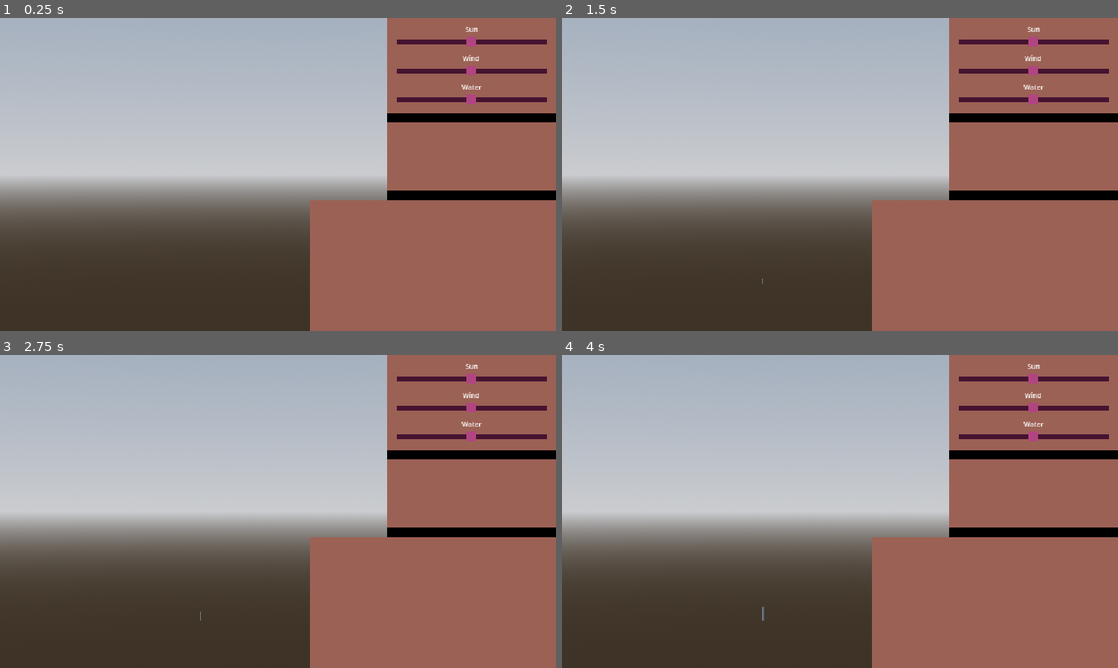
Above: before the commit, frames 1-4 (two rows, left to right).
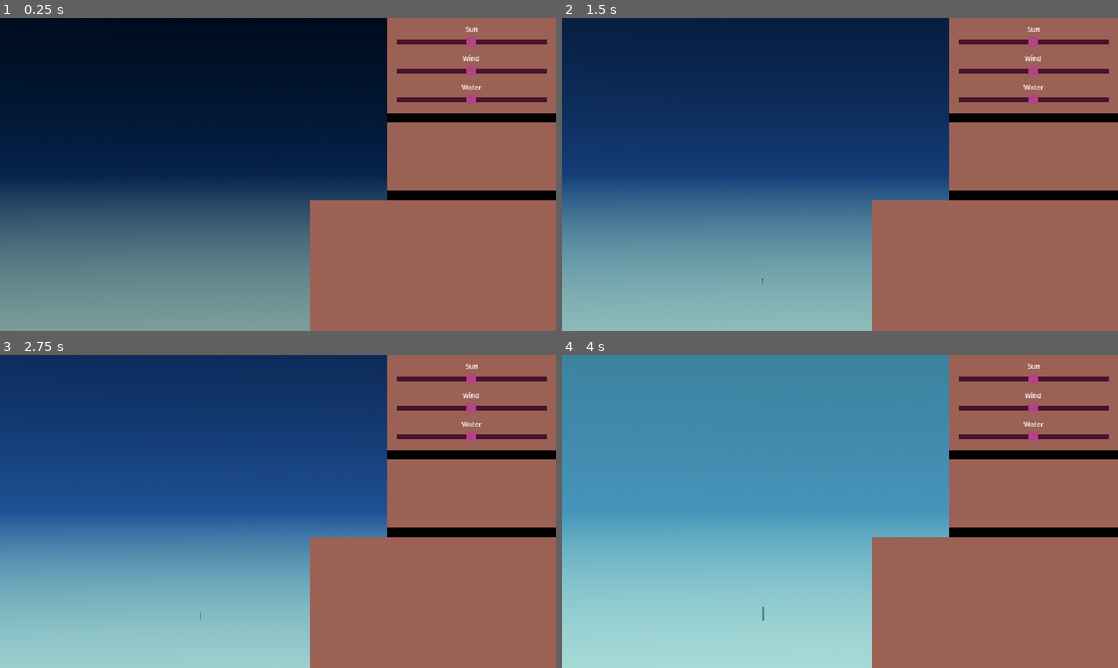
Above: after the commit, the same moments.

Repository: JeppeLindberg/comfy-jam-autumn-2025
Game: Godot game, scene res://scenes/main.tscn
The game is run twice, just before and just after one commit, with the same random seed, the same clock (stepped at 60 frames per second) and the same inputs.
Inputs (mouse positions are in pixels of both pictures, inside the frame that each line leads up to):
- Up to frame 1 (0.25 s): no input
- Up to frame 2 (1.5 s): tap Enter at 0.5 s; move the mouse to (1034, 155) at 0.52 s; tap Space at 1.25 s; move the mouse to (728, 190) at 1.27 s
- Up to frame 3 (2.75 s): tap Enter at 2 s; move the mouse to (333, 442) at 2.02 s
- Up to frame 4 (4 s): tap Space at 2.75 s; move the mouse to (812, 574) at 2.77 s; move the mouse to (1006, 558) at 3.52 s

The runs differ from the first frame. In frame 1, 64% of the frame differs, in the area x 0-70%, y 0-100%; in frame 2, 64%; in frame 3, 64%; in frame 4, 64%.

Commit message:
progress

Diff:
--- a/scenes/main.tscn
+++ b/scenes/main.tscn
@@ -27,8 +27,11 @@
 [ext_resource type="Script" uid="uid://dw6h3p0rj8iau" path="res://scripts/ui_stats_text.gd" id="23_pm3ni"]
 
 [sub_resource type="ProceduralSkyMaterial" id="ProceduralSkyMaterial_jbj1t"]
-sky_horizon_color = Color(0.662243, 0.671743, 0.686743, 1)
-ground_horizon_color = Color(0.662243, 0.671743, 0.686743, 1)
+sky_top_color = Color(0.581293, 0.913401, 0.941485, 1)
+sky_horizon_color = Color(0.738593, 0.891657, 0.892836, 1)
+ground_bottom_color = Color(0.951609, 0.932474, 0.895961, 1)
+ground_horizon_color = Color(0.737255, 0.890196, 0.894118, 1)
+ground_curve = 0.0887659
 
 [sub_resource type="Sky" id="Sky_muem4"]
 sky_material = SubResource("ProceduralSkyMaterial_jbj1t")
@@ -37,6 +40,116 @@
 background_mode = 2
 sky = SubResource("Sky_muem4")
 tonemap_mode = 2
+
+[sub_resource type="Animation" id="Animation_2f3dj"]
+resource_name = "normal"
+length = 24.0
+loop_mode = 1
+tracks/0/type = "value"
+tracks/0/imported = false
+tracks/0/enabled = true
+tracks/0/path = NodePath(".:environment:sky:sky_material:sky_top_color")
+tracks/0/interp = 1
+tracks/0/loop_wrap = true
+tracks/0/keys = {
+"times": PackedFloat32Array(0, 2.77476, 5.5093, 11.8333, 16.7333, 20.4333, 22.3667),
+"transitions": PackedFloat32Array(-2, -2, 1, -2, -2, -2, -2),
+"update": 0,
+"values": [Color(0, 0, 0, 1), Color(0.0139082, 0.0599201, 0.1339, 1), Color(0.407221, 0.775416, 0.811108, 1), Color(0.581293, 0.913401, 0.941485, 1), Color(0.407221, 0.775416, 0.811108, 1), Color(0.305481, 0.00504881, 0.0890932, 1), Color(0.0941073, 0.00155532, 0.0274463, 1)]
+}
+tracks/1/type = "value"
+tracks/1/imported = false
+tracks/1/enabled = true
+tracks/1/path = NodePath(".:environment:sky:sky_material:sky_horizon_color")
+tracks/1/interp = 1
+tracks/1/loop_wrap = true
+tracks/1/keys = {
+"times": PackedFloat32Array(0, 2.77476, 5.54951, 11.7827, 16.7667, 20.4333, 22.1333),
+"transitions": PackedFloat32Array(-2, -2, -2, -2, -2, -2, -2),
+"update": 0,
+"values": [Color(0.0389749, 0.121329, 0.234701, 1), Color(0.113725, 0.258824, 0.458824, 1), Color(0.403922, 0.760784, 0.8, 1), Color(0.738593, 0.891657, 0.892836, 1), Color(0.403922, 0.760784, 0.8, 1), Color(0.817791, 0.098649, 0.363372, 1), Color(0.278899, 0.114342, 0.27434, 1)]
+}
+tracks/2/type = "value"
+tracks/2/imported = false
+tracks/2/enabled = true
+tracks/2/path = NodePath(".:environment:sky:sky_material:ground_bottom_color")
+tracks/2/interp = 1
+tracks/2/loop_wrap = true
+tracks/2/keys = {
+"times": PackedFloat32Array(0, 2.77476, 11.7827, 16.8667, 20.5, 23.1333),
+"transitions": PackedFloat32Array(-2, -2, -2, -2, -2, -2),
+"update": 0,
+"values": [Color(0.498434, 0.612416, 0.559689, 1), Color(0.611311, 0.842303, 0.758661, 1), Color(0.951609, 0.932474, 0.895961, 1), Color(0.611311, 0.842303, 0.758661, 1), Color(0.852735, 0.559755, 0.607766, 1), Color(0.611779, 0.595569, 0.575069, 1)]
+}
+tracks/3/type = "value"
+tracks/3/imported = false
+tracks/3/enabled = true
+tracks/3/path = NodePath(".:environment:sky:sky_material:ground_horizon_color")
+tracks/3/interp = 1
+tracks/3/loop_wrap = true
+tracks/3/keys = {
+"times": PackedFloat32Array(0, 2.77476, 5.54951, 11.7827, 16.7667, 20.4333, 22.1333),
+"transitions": PackedFloat32Array(-2, -2, -2, -2, -2, -2, -2),
+"update": 0,
+"values": [Color(0.0392157, 0.121569, 0.235294, 1), Color(0.113725, 0.258824, 0.458824, 1), Color(0.403369, 0.761889, 0.801823, 1), Color(0.737255, 0.890196, 0.894118, 1), Color(0.403922, 0.760784, 0.8, 1), Color(0.819608, 0.0980392, 0.364706, 1), Color(0.279625, 0.11432, 0.275161, 1)]
+}
+
+[sub_resource type="Animation" id="Animation_yq6so"]
+length = 0.001
+tracks/0/type = "value"
+tracks/0/imported = false
+tracks/0/enabled = true
+tracks/0/path = NodePath(".:environment:sky:sky_material:sky_top_color")
+tracks/0/interp = 1
+tracks/0/loop_wrap = true
+tracks/0/keys = {
+"times": PackedFloat32Array(0),
+"transitions": PackedFloat32Array(1),
+"update": 0,
+"values": [Color(0.581293, 0.913401, 0.941485, 1)]
+}
+tracks/1/type = "value"
+tracks/1/imported = false
+tracks/1/enabled = true
+tracks/1/path = NodePath(".:environment:sky:sky_material:sky_horizon_color")
+tracks/1/interp = 1
+tracks/1/loop_wrap = true
+tracks/1/keys = {
+"times": PackedFloat32Array(0),
+"transitions": PackedFloat32Array(1),
+"update": 0,
+"values": [Color(0.738593, 0.891657, 0.892836, 1)]
+}
+tracks/2/type = "value"
+tracks/2/imported = false
+tracks/2/enabled = true
+tracks/2/path = NodePath(".:environment:sky:sky_material:ground_bottom_color")
+tracks/2/interp = 1
+tracks/2/loop_wrap = true
+tracks/2/keys = {
+"times": PackedFloat32Array(0),
+"transitions": PackedFloat32Array(1),
+"update": 0,
+"values": [Color(0.951609, 0.932474, 0.895961, 1)]
+}
+tracks/3/type = "value"
+tracks/3/imported = false
+tracks/3/enabled = true
+tracks/3/path = NodePath(".:environment:sky:sky_material:ground_horizon_color")
+tracks/3/interp = 1
+tracks/3/loop_wrap = true
+tracks/3/keys = {
+"times": PackedFloat32Array(0),
+"transitions": PackedFloat32Array(1),
+"update": 0,
+"values": [Color(0.737255, 0.890196, 0.894118, 1)]
+}
+
+[sub_resource type="AnimationLibrary" id="AnimationLibrary_yq6so"]
+_data = {
+&"RESET": SubResource("Animation_yq6so"),
+&"normal": SubResource("Animation_2f3dj")
+}
 
 [sub_resource type="Animation" id="Animation_vxglm"]
 length = 0.001
@@ -155,22 +268,29 @@
 seconds_per_day = 24.0
 hours = null
 
-[node name="WorldEnvironment" type="WorldEnvironment" parent="."]
+[node name="env" type="WorldEnvironment" parent="."]
 environment = SubResource("Environment_dp3eg")
 
+[node name="env_anim" type="AnimationPlayer" parent="env"]
+libraries = {
+&"": SubResource("AnimationLibrary_yq6so")
+}
+script = ExtResource("3_og1vs")
+
 [node name="pivot" type="Node3D" parent="."]
-transform = Transform3D(0.729721, 0.683745, 0, -0.683745, 0.729721, 0, 0, 0, 1, 0, 0, 0)
+transform = Transform3D(-0.729721, 0.683745, 6.37942e-08, 0.683745, 0.729721, -5.97749e-08, -8.74228e-08, 0, -1, 0, 0, 0)
 
 [node name="directional_light" type="Node3D" parent="pivot"]
+transform = Transform3D(1, 0, 0, 0, 1, 0, 0, 0, 1, 0, 0, 0)
 script = ExtResource("2_y6deb")
 
 [node name="sun" type="DirectionalLight3D" parent="pivot/directional_light"]
-transform = Transform3D(-0.272417, 0.210577, -0.938854, -0.960497, -0.117186, 0.252413, -0.0568678, 0.970528, 0.234182, 0, 0, 0)
+transform = Transform3D(-0.467453, 0.62784, -0.622339, -0.873944, -0.222233, 0.432242, 0.133075, 0.745942, 0.652581, 0, 0, 0)
 light_color = Color(0.886725, 0.843523, 0.758978, 1)
 light_energy = 1.00021
 shadow_enabled = true
 
-[node name="sun" type="AnimationPlayer" parent="pivot/directional_light/sun"]
+[node name="sun_anim" type="AnimationPlayer" parent="pivot/directional_light/sun"]
 libraries = {
 &"": SubResource("AnimationLibrary_vxglm")
 }
@@ -181,7 +301,7 @@
 light_color = Color(0.0925025, 0.238244, 0.378248, 1)
 shadow_enabled = true
 
-[node name="animation" type="AnimationPlayer" parent="pivot/directional_light/moon"]
+[node name="moon_anim" type="AnimationPlayer" parent="pivot/directional_light/moon"]
 libraries = {
 &"": SubResource("AnimationLibrary_og1vs")
 }
--- a/scripts/daytime_rotator.gd
+++ b/scripts/daytime_rotator.gd
@@ -4,11 +4,11 @@
 
 @onready var main = get_node('/root/main')
 
-var base_rot_z = 0.0
+var base_rot_y = 0.0
 
 
 func _ready():
-	base_rot_z = rotation_degrees.z
+	base_rot_y = rotation_degrees.y
 
 func _process(_delta: float) -> void:
-	rotation_degrees.z = base_rot_z + (main.hour_of_day() / 24.0 * 360)
+	rotation_degrees.y = base_rot_y + (main.hour_of_day() / 24.0 * 360)
Not shown: 1 places in scenes/main.tscn that only renumber resources
